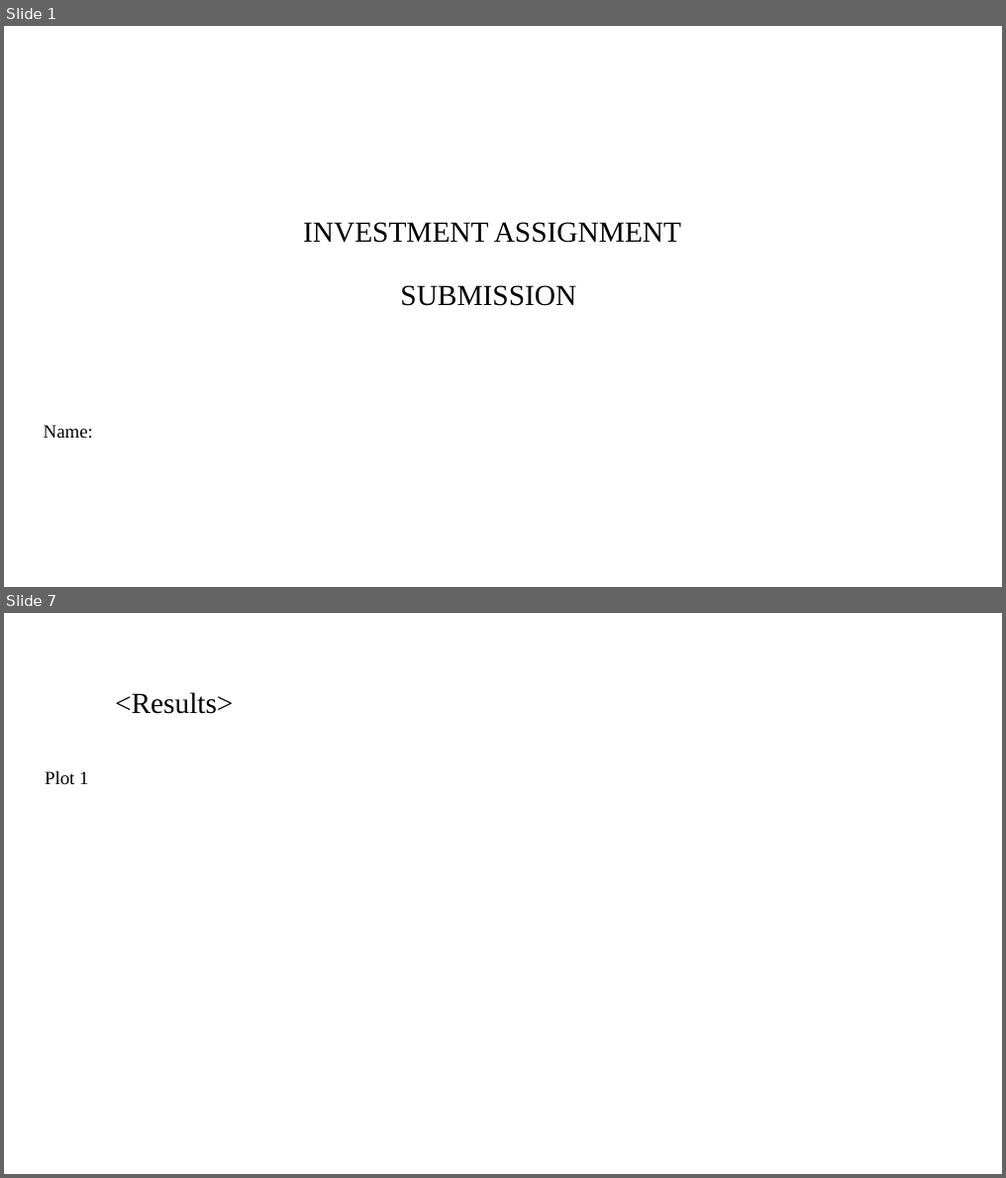
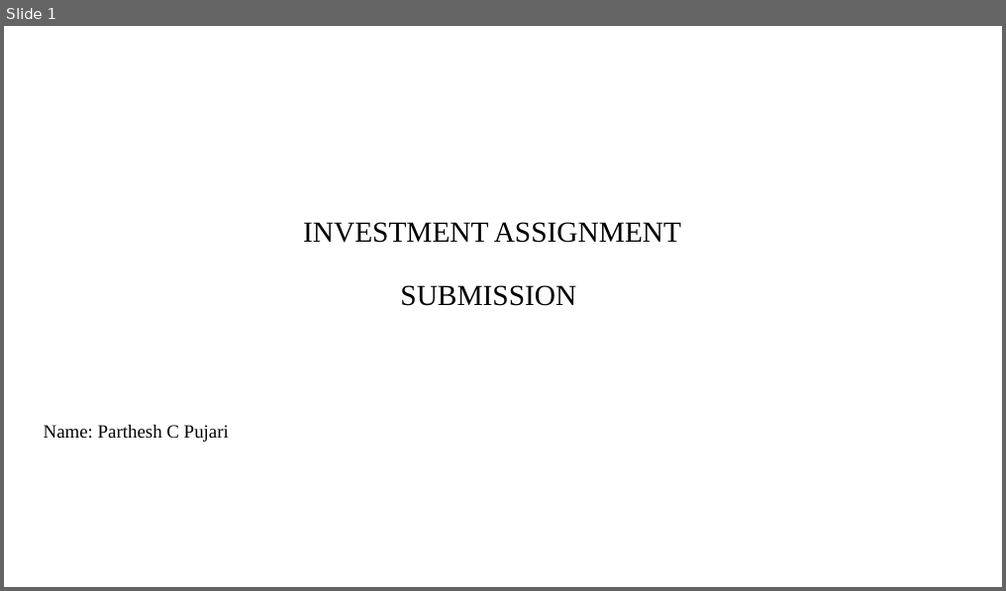
Before and after one commit to PCP4Dev/AI, a slide deck: InvestmentAssignment/INVEST.pptx. Shown one above the other, each under a label of ours: slides 1 and 7 before the commit, slide 1 after it; the slides between them are not shown. The pictures are 1006x1178 and 1006x591 pixels, drawn with LibreOffice and Linux fonts; fonts in the diff are those of the drawing; background and template pictures are left out. Boxes give left, top, right and bottom in pixels: in the first picture for what was removed or moved away, otherwise in the second. Text is boxed around its words. In the diff, an @@ line names an element or a change of style, - is before the commit and + after.

```diff
--- a/InvestmentAssignment/INVEST.pptx
+++ b/InvestmentAssignment/INVEST.pptx
@@ slide 7 removed at box(4, 613, 1002, 1174), background #FFFFFF @@
@@ title removed at box(115, 692, 234, 714) @@
-<Results>
@@ text removed at box(45, 771, 88, 785) @@
-Plot 1
@@ slide 1 changed as well @@
@@ subtitle at box(44, 425, 229, 442): text changed @@
-Name:
+Name: Parthesh C Pujari
```
Also in this commit, not shown: 3 other slides changed, 6 slides added, 5 other slides removed, 2 other files.
